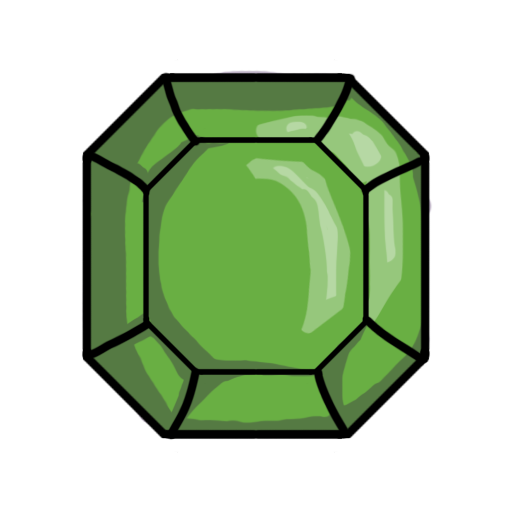
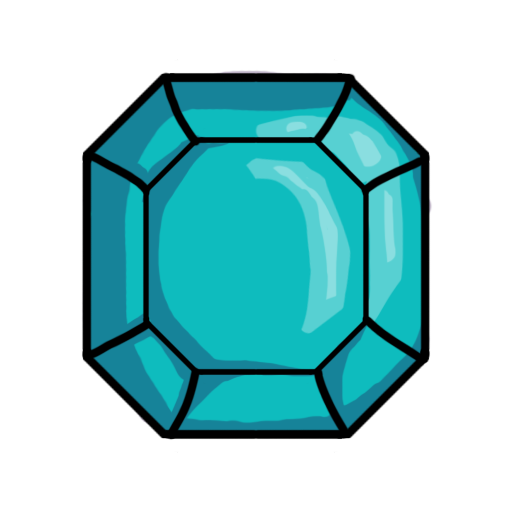
Revision of a layered 512 x 512 image; what changed, layer by layer:
hid "Color Green" over [90,81,422,431]
hid "Color Purple" over [90,81,422,431]
